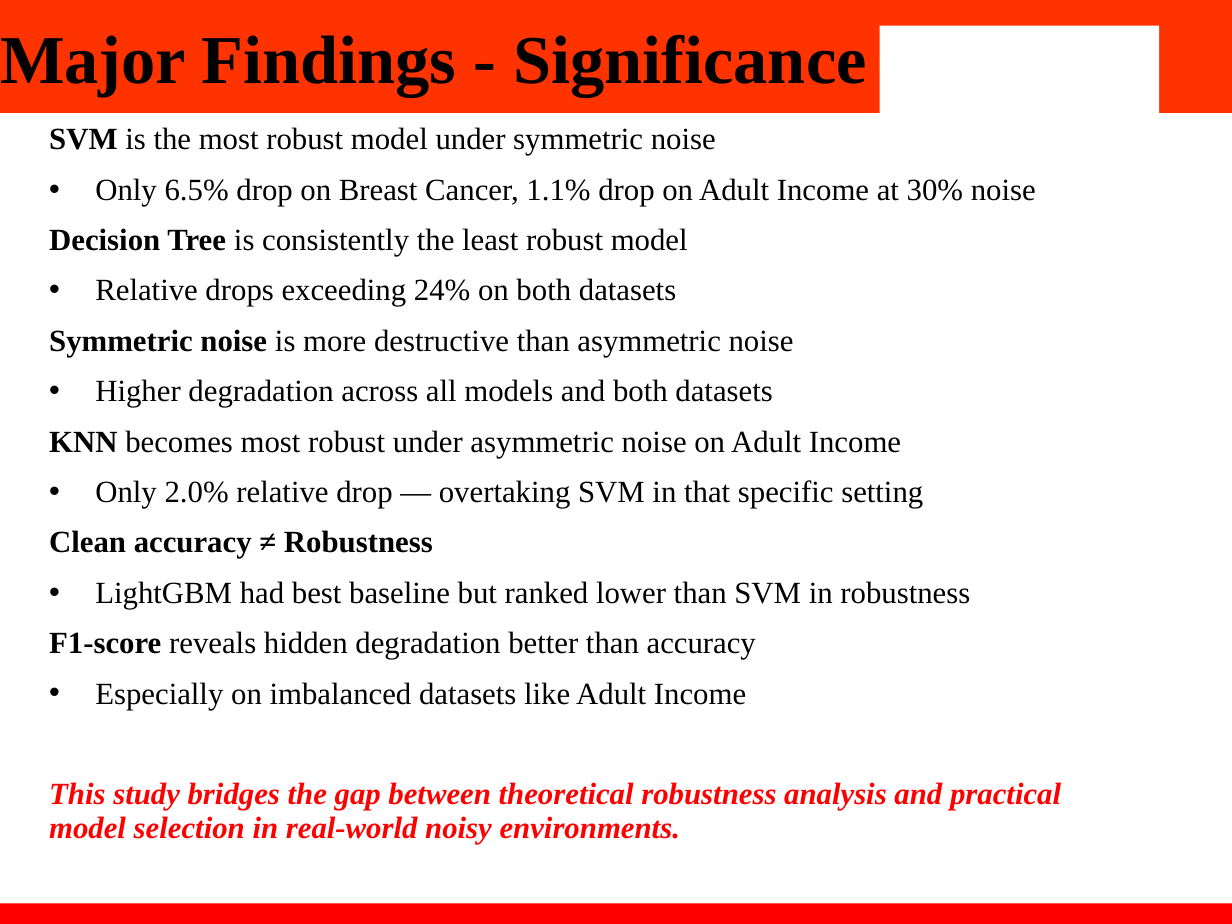
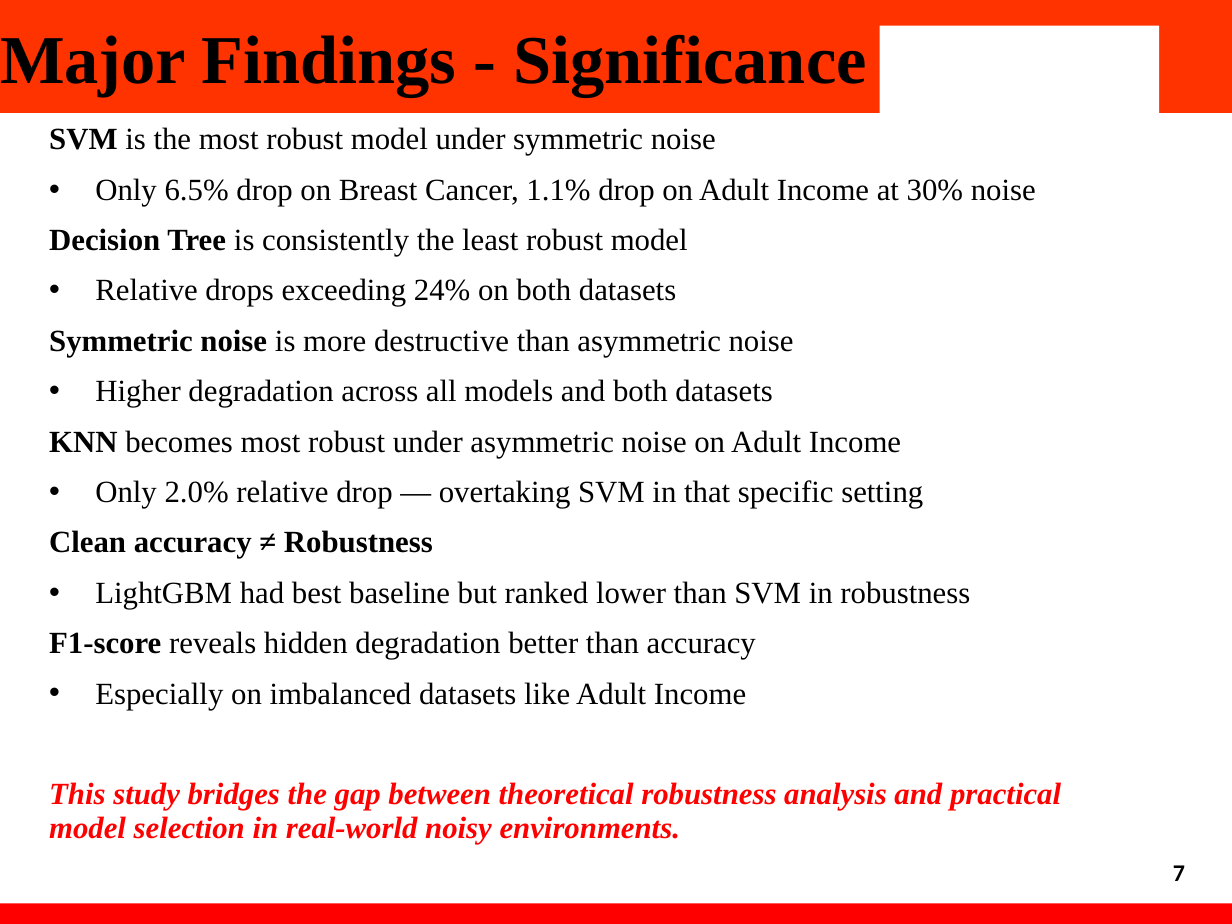
Before and after one commit to GarimaKhanijo/2210990313_2210990344_2210990310_2210990291, a slide deck: slide 9 of documents/Project_Ppt.pptx. Drawn at 1232x924 pixels with LibreOffice and Linux fonts; fonts in the diff are those of the drawing; background and template pictures are left out. Boxes give left, top, right and bottom in pixels: in the first picture for what was removed or moved away, otherwise in the second. Text is boxed around its words. In the diff, an @@ line names an element or a change of style, - is before the commit and + after.

```diff
--- a/documents/Project_Ppt.pptx
+++ b/documents/Project_Ppt.pptx
@@ text added at (x1=1173, y1=865, x2=1185, y2=881), 14 pt, text #000000, bold @@
+7
```
Also in this commit, not shown: 8 other slides changed, 1 other file.
